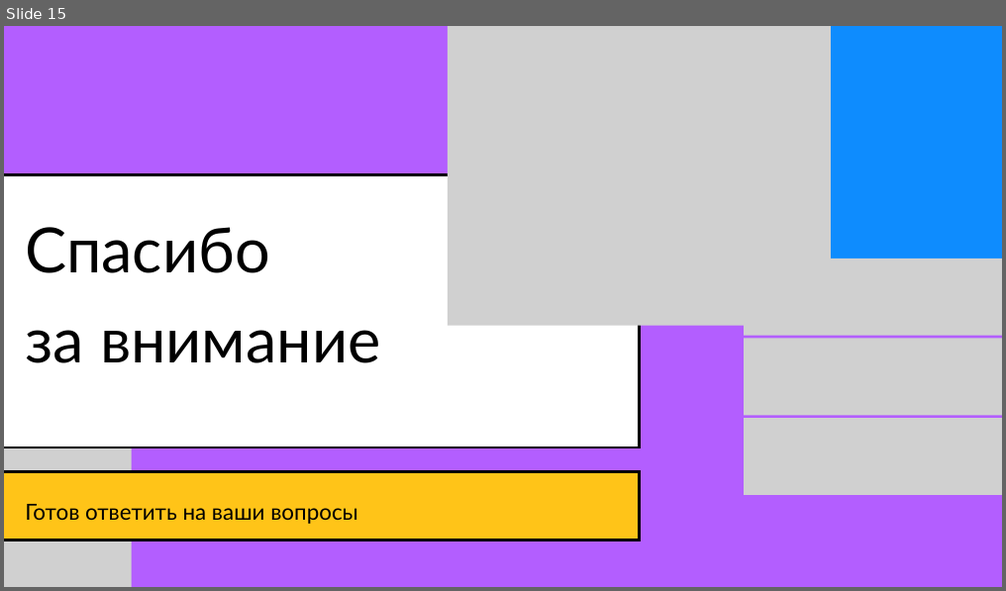
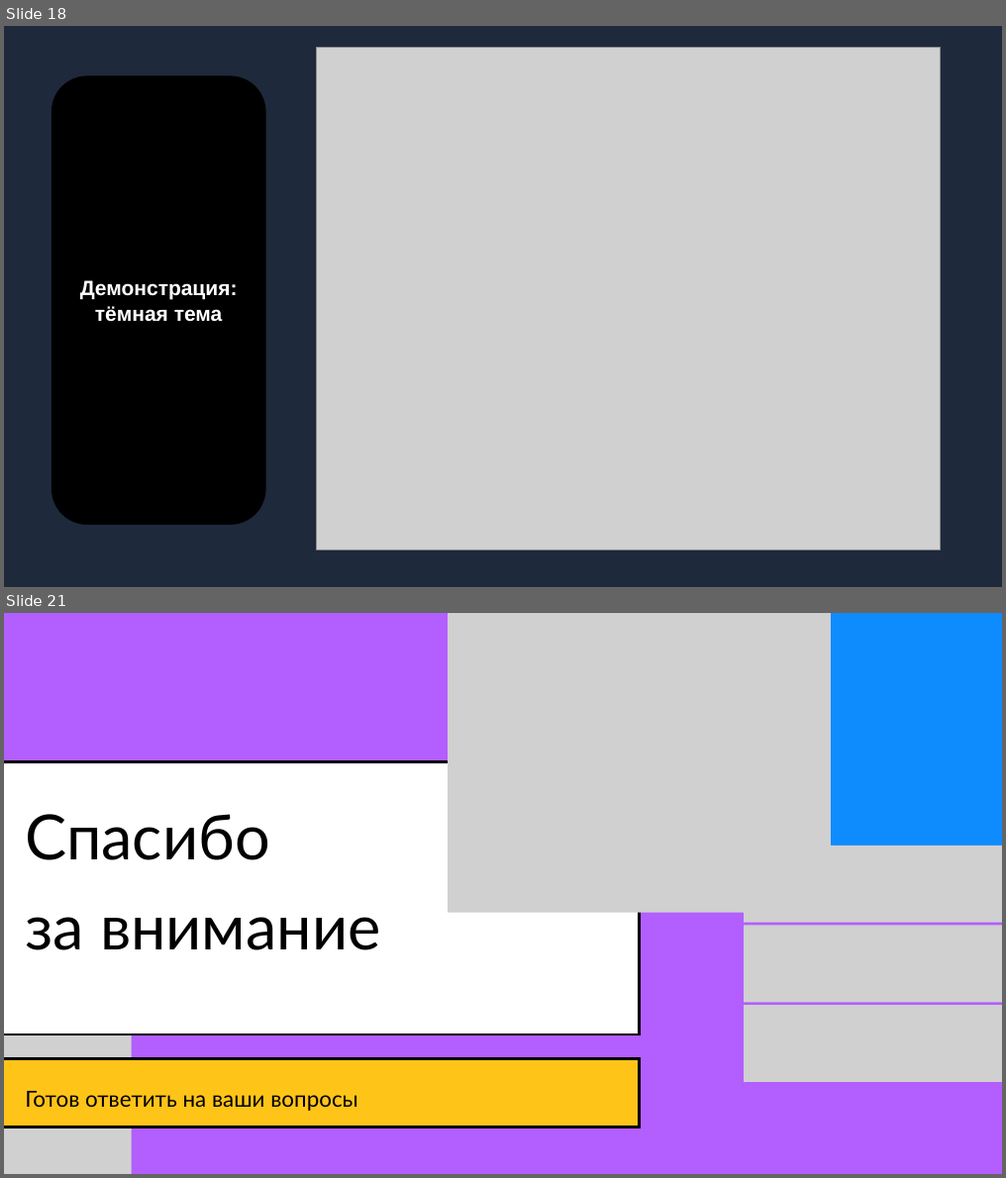
Before and after one commit to safosaffers/RussianRhymeAnalyzer, a slide deck: docs/presentation/Rhymer_presentation_final.pptx. Shown one above the other, each under a label of ours: slide 15 before the commit, slides 18 and 21 after it; the slides between them are not shown. The pictures are 1006x591 and 1006x1178 pixels, drawn with LibreOffice and Linux fonts; fonts in the diff are those of the drawing; grey boxes stand for pictures. Boxes give left, top, right and bottom in pixels: in the first picture for what was removed or moved away, otherwise in the second. Text is boxed around its words. In the diff, an @@ line names an element or a change of style, - is before the commit and + after.

```diff
--- a/docs/presentation/Rhymer_presentation_final.pptx
+++ b/docs/presentation/Rhymer_presentation_final.pptx
@@ slide 18 added at <box>4,26,1002,587</box>, background #FFFFFF @@
@@ rounded rectangle added at <box>4,26,1002,587</box>, fill #1E293B @@
@@ picture added at <box>316,47,941,550</box> @@
@@ rounded rectangle added at <box>52,76,266,525</box>, fill #000000, 30 pt, text #FFFFFF, bold @@
+Демонстрация: тёмная тема
@@ what was slide 15 is now slide 21 @@
```
Also in this commit, not shown: 8 slides changed, 6 other slides added, 1 slide removed, 17 other files.
